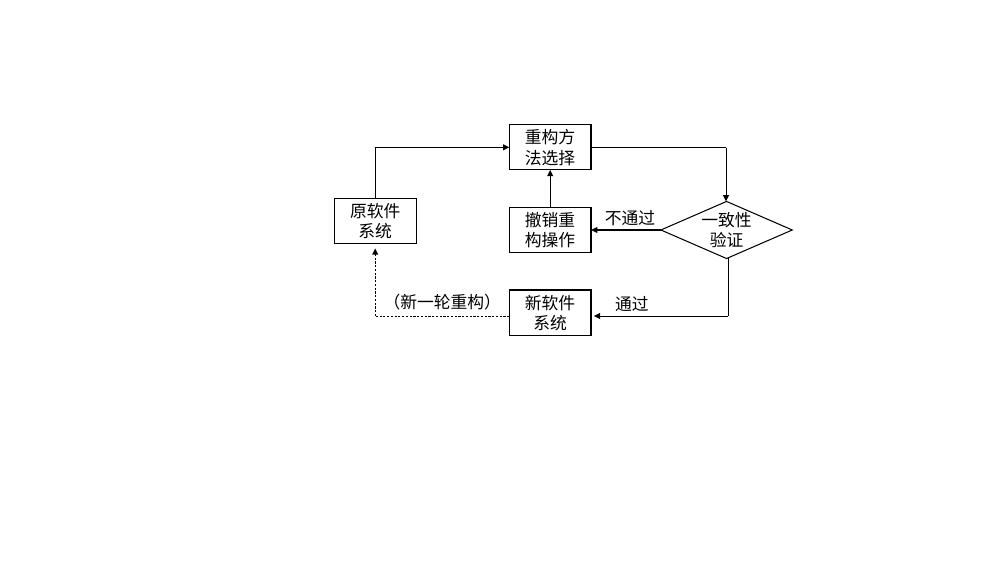
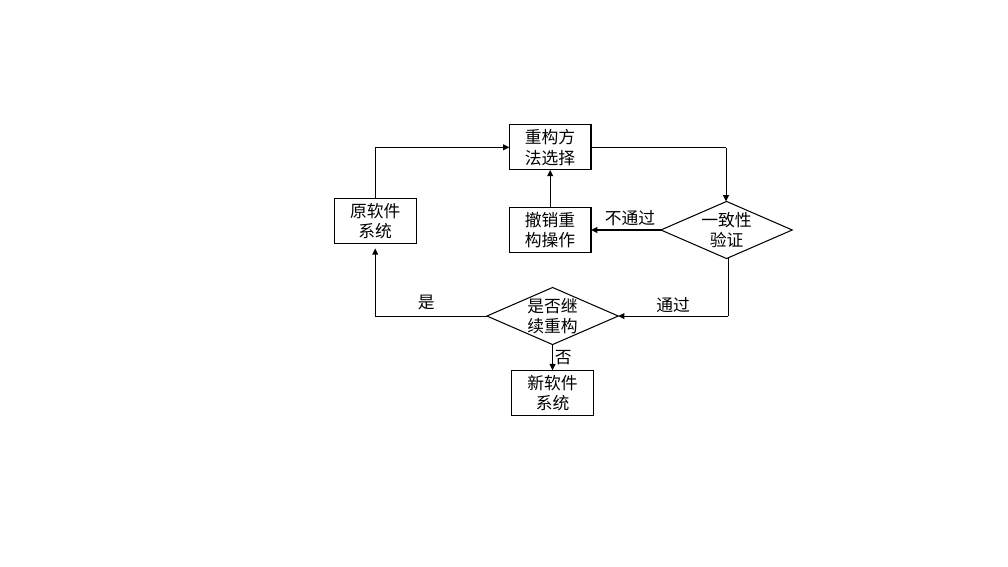
Before and after one commit to XuSihan/Thesis, a slide deck: slide 2 of image/maintenance.pptx. Drawn at 1008x567 pixels with LibreOffice and Linux fonts; fonts in the diff are those of the drawing. Boxes give left, top, right and bottom in pixels: in the first picture for what was removed or moved away, otherwise in the second. Text is boxed around its words. In the diff, an @@ line names an element or a change of style, - is before the commit and + after.

```diff
--- a/image/maintenance.pptx
+++ b/image/maintenance.pptx
@@ text at (418,294,435,309): text changed @@
-（新一轮重构）
+是
@@ diamond added at (487,287,619,345), outline #000000 1 pt, 16 pt, text #000000 @@
+是否继续重构
@@ text "通过": place and size @@
-text "通过" at (615,296,649,311)
+text "通过" at (656,297,690,312)
@@ line moved from (510, 316) - (375, 316) to (487, 316) - (375, 316) @@
@@ line (487, 316) - (375, 316): stroke #000000 0.5 pt dashed to #000000 0.5 pt @@
@@ arrow moved from (728, 316) - (594, 316) to (728, 316) - (619, 316) @@
@@ arrow added from (553, 345) to (553, 371), #000000 0.5 pt @@
@@ text added at (555,350,572,365), 16 pt, text #000000 @@
+否
@@ rectangle "新软件系统": place and size @@
-rectangle "新软件系统" at (510,290,591,336)
+rectangle "新软件系统" at (512,371,594,416)
```
Also in this commit, not shown: 9 other files.
